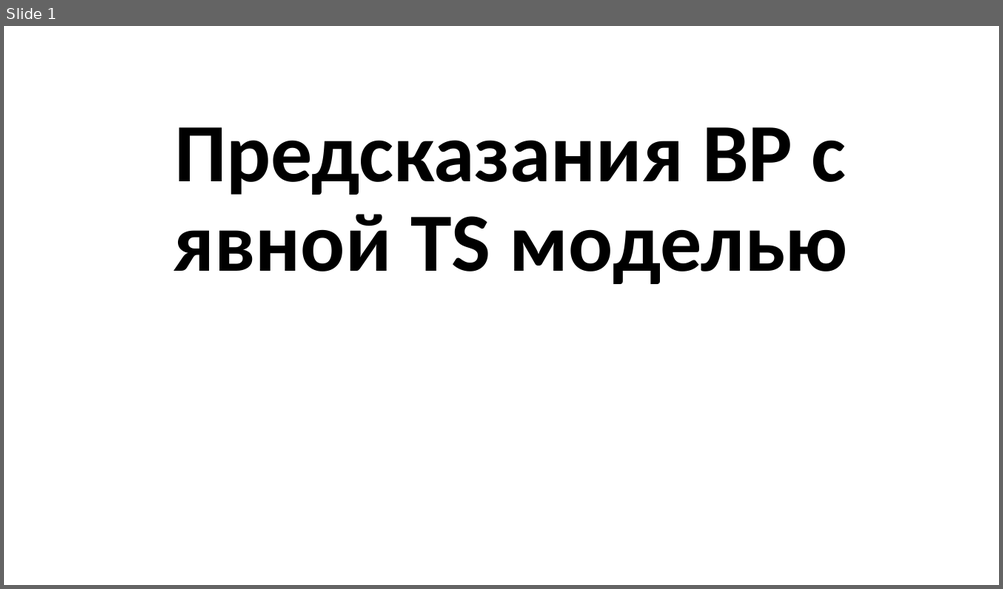
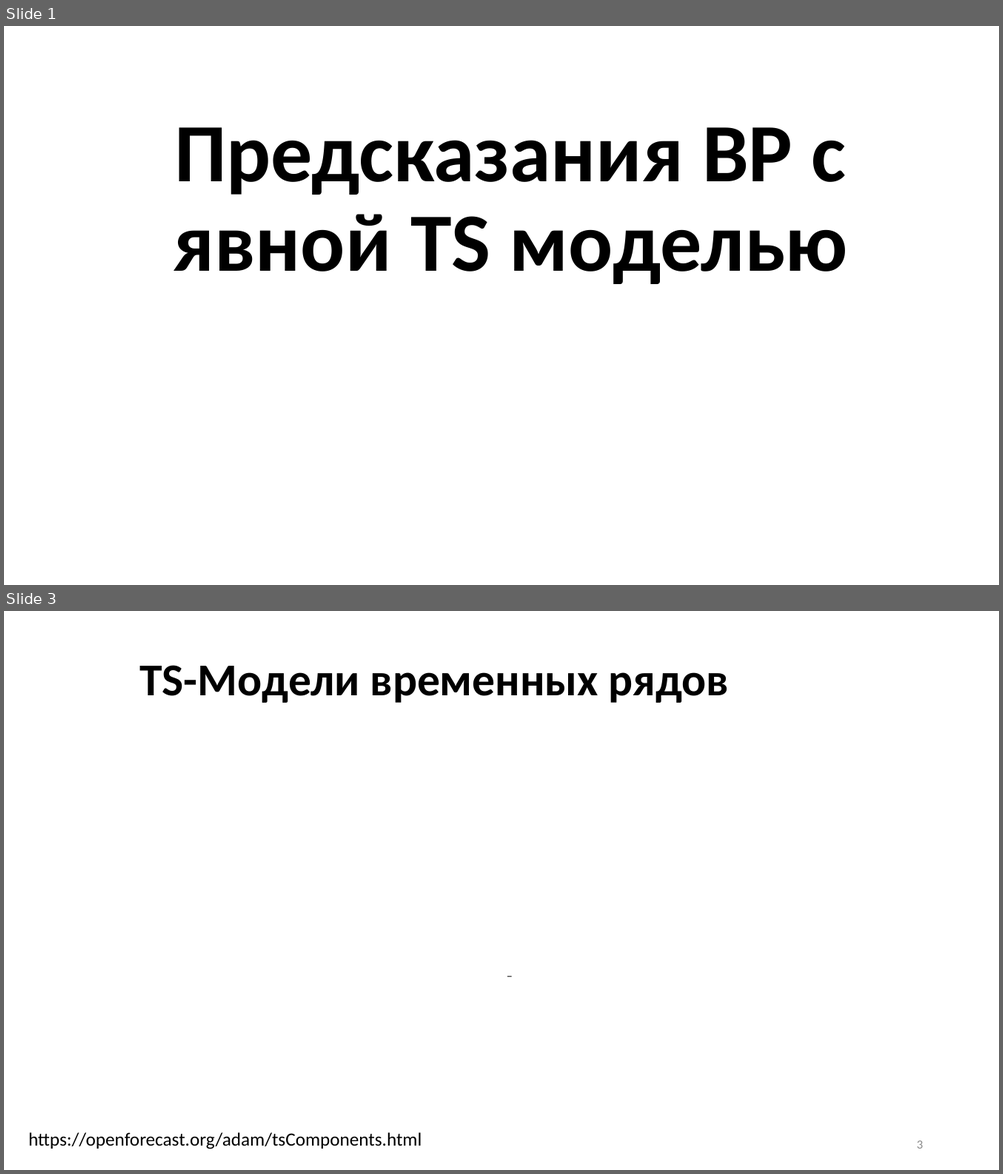
Before and after one commit to MVRonkin/TimeSeriesCourse, a slide deck: 2026/LEC/03-1 Экспоненциальное сглаживание и профет.pptx. Shown one above the other, each under a label of ours: slide 1 before the commit, slides 1 and 3 after it; the slides between them are not shown. The pictures are 1003x589 and 1003x1174 pixels, drawn with LibreOffice and Linux fonts; fonts in the diff are those of the drawing; grey boxes stand for pictures. Boxes give left, top, right and bottom in pixels: in the first picture for what was removed or moved away, otherwise in the second. Text is boxed around its words. In the diff, an @@ line names an element or a change of style, - is before the commit and + after.

```diff
--- a/2026/LEC/03-1 Экспоненциальное сглаживание и профет.pptx
+++ b/2026/LEC/03-1 Экспоненциальное сглаживание и профет.pptx
@@ slide 3 added at box(4, 611, 999, 1170), background #FFFFFF @@
@@ title added at box(140, 665, 728, 703), 44 pt, text #000000, bold @@
+TS-Модели временных рядов
@@ rectangle added at box(508, 977, 512, 977), fill #000000 @@
@@ text added at box(28, 1133, 421, 1150), 18 pt, text #000000 @@
+https://openforecast.org/adam/tsComponents.html
@@ page number added at box(916, 1141, 922, 1149), 12 pt, text #8C8C8C @@
+3
```
Also in this commit, not shown: 2 slides changed, 1 other slide added, 6 other files.
